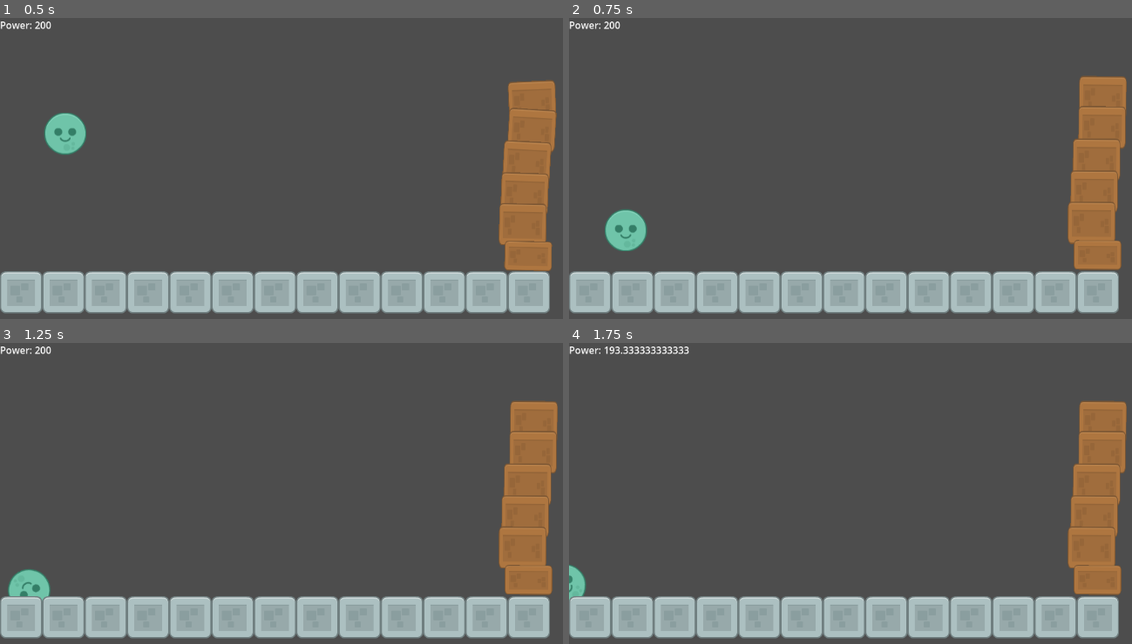
Above: before the commit, frames 1-4 (two rows, left to right).
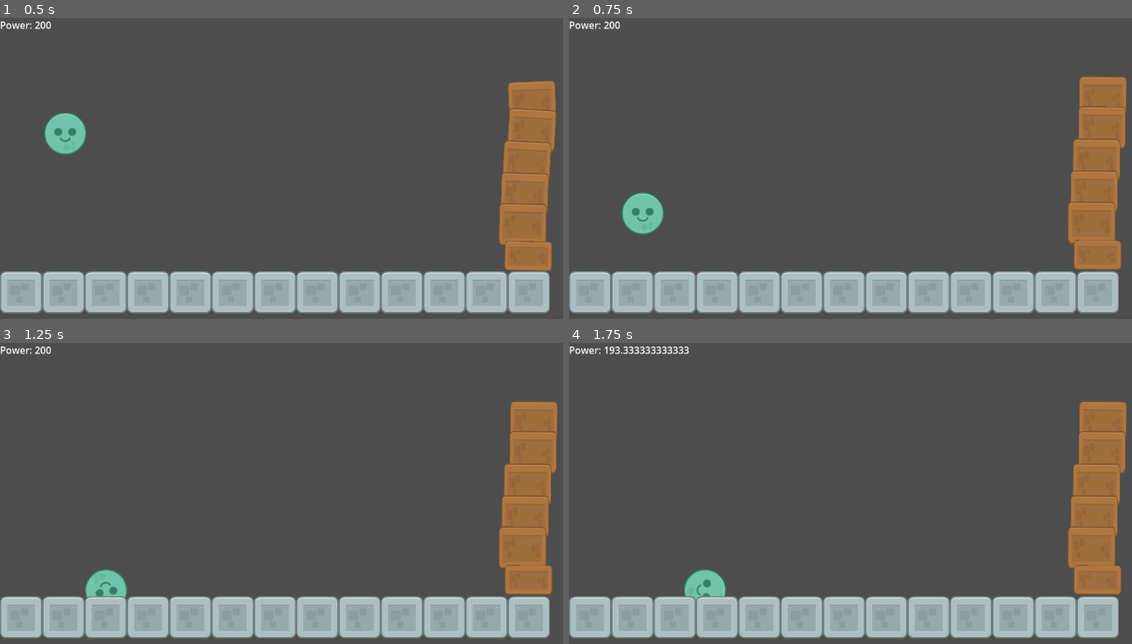
Above: after the commit, the same moments.

Repository: bsu-cs315/E1.1-Hicks
Game: Godot game, scene res://world.tscn
Same seed, same stepped clock (60 frames per second), same inputs: the game is played once before the commit and once after it.
Inputs:
- Up to frame 1 (0.5 s): no input
- Up to frame 2 (0.75 s): hold D (move_right) from 0.53 s (still down); tap Space (launch) at 0.6 s
- Up to frame 3 (1.25 s): keep holding D (move_right)
- Up to frame 4 (1.75 s): release D (move_right) at 1.28 s; hold S (move_down) from 1.28 s (still down); tap Down (decrease_power) at 1.35 s; tap Space (launch) at 1.55 s

Frame 1 is identical in both runs. In frame 2, 1.2% of the frame differs, in the area x 6-17%, y 57-78%; in frame 3, 1.1%; in frame 4, 0.8%.

Commit message:
Direction Vector has been fixed. The movement is corresponding to button pushed.

Diff:
--- a/ball.gd
+++ b/ball.gd
@@ -11,7 +11,7 @@
 
 
 	if Input.is_action_just_pressed("launch"):
-		var x_cor=Input.get_action_strength("move_left") - Input.get_action_strength("move_right")
-		var y_cor=Input.get_action_strength("move_up") - Input.get_action_strength("move_down")
+		var x_cor=Input.get_action_strength("move_right") - Input.get_action_strength("move_left")
+		var y_cor=Input.get_action_strength("move_down") - Input.get_action_strength("move_up")
 		var impulse=Vector2(x_cor,y_cor)*power
 		apply_impulse(impulse.rotated(-TAU/8))
